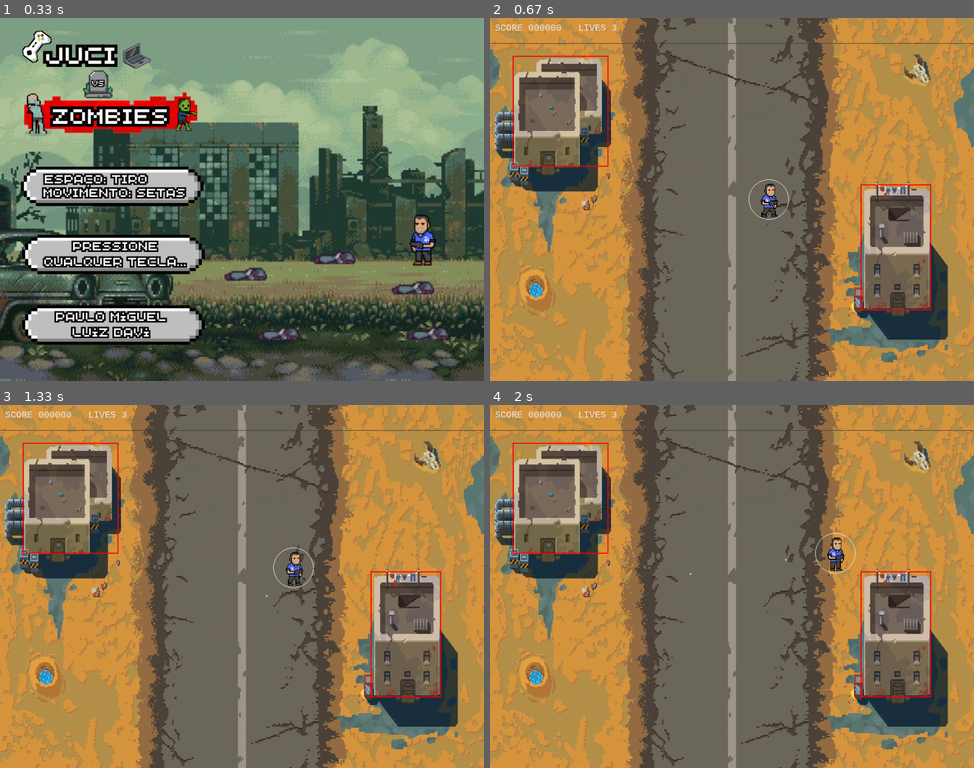
Above: before the commit, frames 1-4 (two rows, left to right).
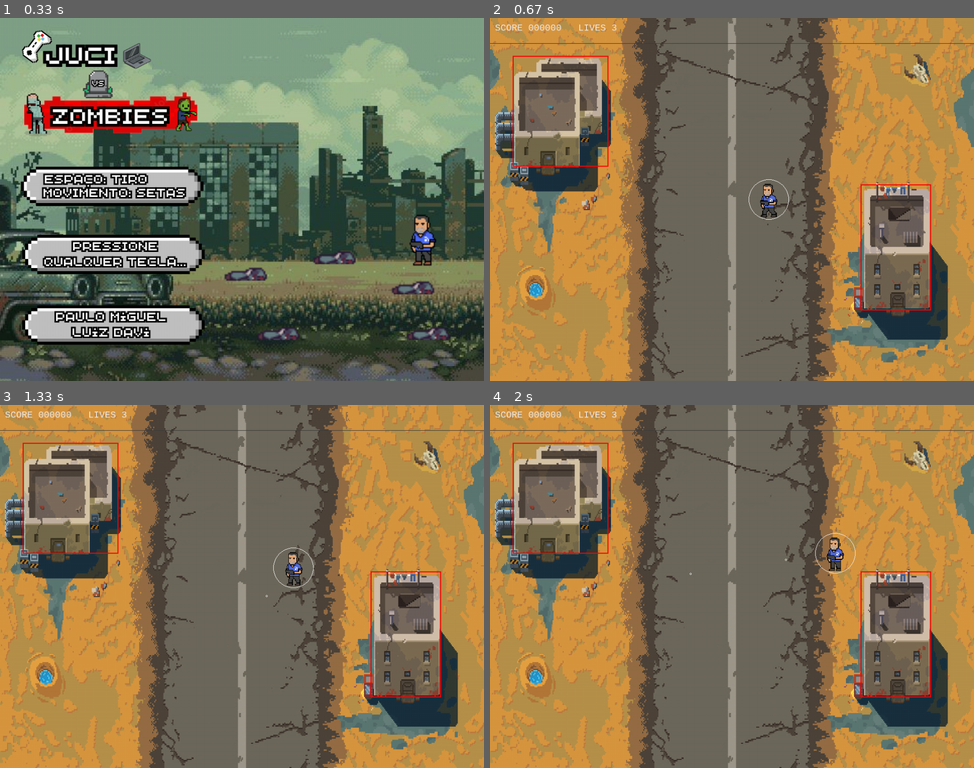
Above: after the commit, the same moments.

Repository: paulomiguel10/lpc2025-
Game: pygame game, started from Atividade010/src/main.py
Two runs of this game, one before a commit and one after it. Both use one fixed random seed, a clock stepped at 60 frames per second and the inputs below.
Inputs (mouse positions are in pixels of both pictures, inside the frame that each line leads up to):
- Up to frame 1 (0.33 s): no input
- Up to frame 2 (0.67 s): hold D from 0.33 s (still down)
- Up to frame 3 (1.33 s): release D at 0.8 s; click (396, 575) at 0.88 s; hold W from 1.17 s (still down); tap Space at 1.23 s; click (242, 608) at 1.25 s
- Up to frame 4 (2 s): release W at 1.47 s; hold D 1.5-1.97 s; tap Space at 1.57, 1.87 s; click (615, 590) at 1.58 s

Frame 1 is identical in both runs. In frame 2, 0.2% of the frame differs, in the area x 55-60%, y 45-55%; in frame 3, 0.2%; in frame 4, 0.2%.

Commit message:
Correção da mira

Diff:
--- a/Atividade010/src/sprites.py
+++ b/Atividade010/src/sprites.py
@@ -150,7 +150,8 @@
             self.anim_timer += dt
             if self.anim_timer >= self.anim_speed:
                 self.anim_timer = 0.0
-                self.current_frame = (self.current_frame + 1) % len(self.sprites)
+                self.current_frame = (
+                    self.current_frame + 1) % len(self.sprites)
         else:
             self.current_frame = 0
             self.anim_timer = 0.0
@@ -193,7 +194,7 @@
             mouse_x, _ = pg.mouse.get_pos()
             img = self.image
             # Se o mouse estiver à esquerda do player, espelha o sprite na horizontal
-            if mouse_x < self.pos.x:
+            if mouse_x > self.pos.x:
                 img = pg.transform.flip(self.image, True, False)
             rect = img.get_rect(center=self.pos)
             surf.blit(img, rect)
@@ -202,6 +203,8 @@
         if self.invuln > 0:
             raio = max(self.rect.width, self.rect.height) // 2
             draw_circle(surf, self.pos, raio + 3)
+
+
 zombiemov_gif = os.path.join(BASE_DIR, "sprites", "zombie_anda.gif")
 juci_gif = os.path.join(BASE_DIR, "sprites", "juci.gif")
 
